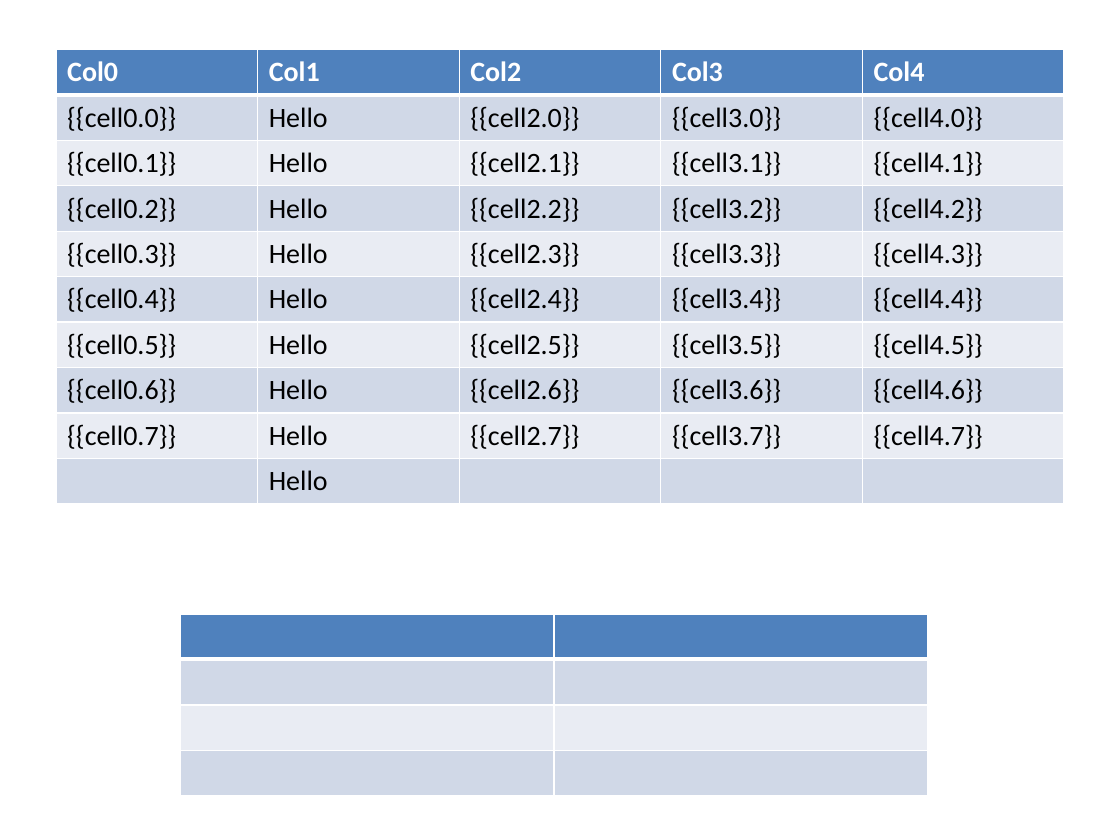
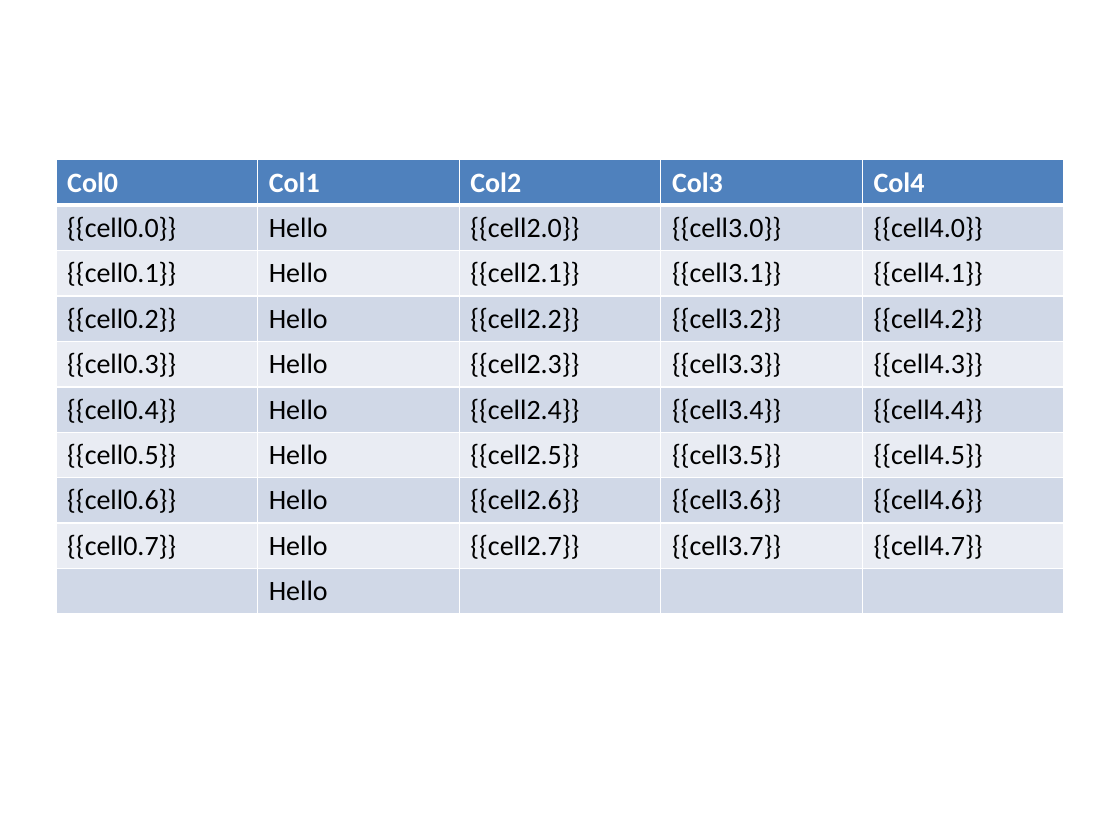
Before and after one commit to tkrotoff/PptxTemplater, a slide deck: slide 1 of PptxTemplater.Tests/files/SetTableCellBackgroundPicture.pptx. Drawn at 1120x840 pixels with LibreOffice and Linux fonts; fonts in the diff are those of the drawing. Boxes give left, top, right and bottom in pixels: in the first picture for what was removed or moved away, otherwise in the second. Text is boxed around its words. In the diff, an @@ line names an element or a change of style, - is before the commit and + after.

```diff
--- a/PptxTemplater.Tests/files/SetTableCellBackgroundPicture.pptx
+++ b/PptxTemplater.Tests/files/SetTableCellBackgroundPicture.pptx
@@ table moved from (x1=56, y1=49, x2=1064, y2=504) to (x1=56, y1=160, x2=1064, y2=615) @@
@@ table removed at (x1=180, y1=614, x2=926, y2=795), 4 rows, 2 columns @@
- | 
- | 
- | 
- | 
```
Also in this commit, not shown: 4 other files.
